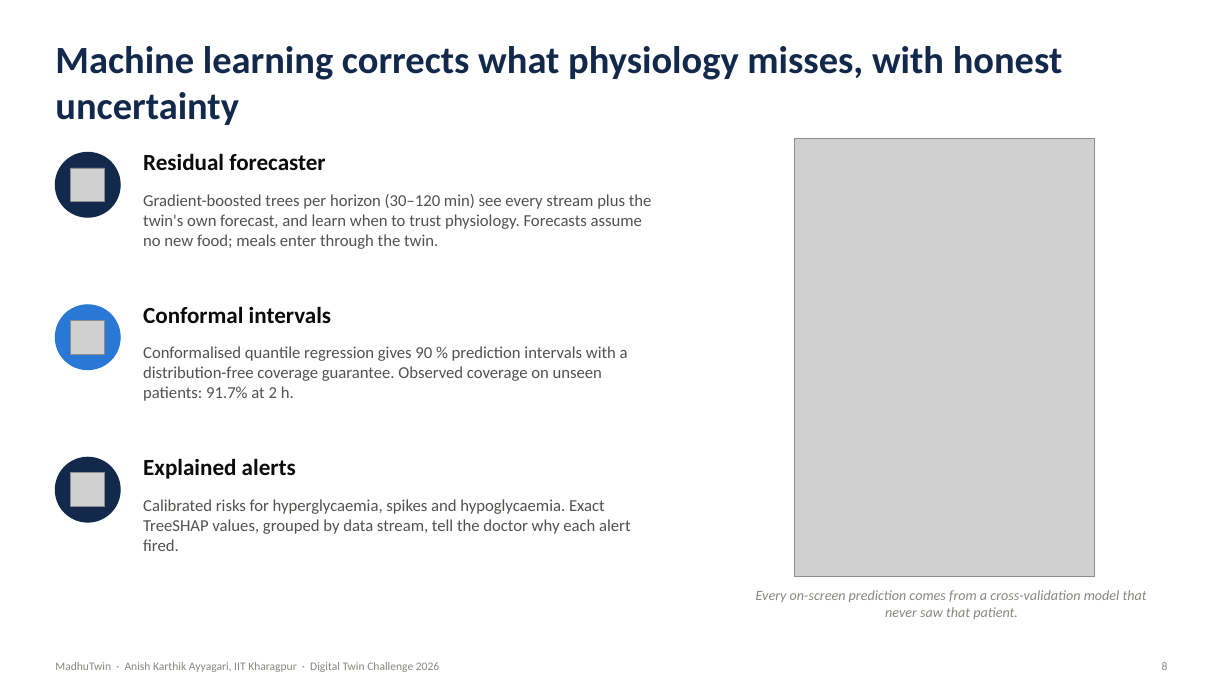
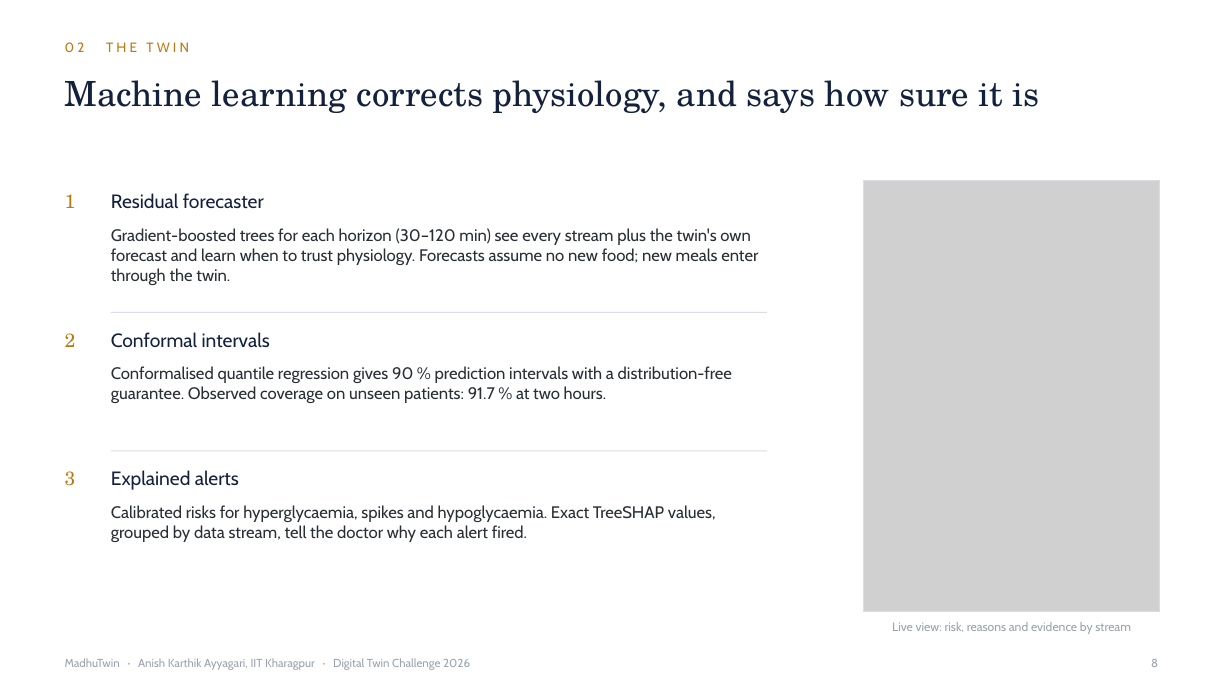
Before and after one commit to Realmer01/BioT_IIT_Kharagpur, a slide deck: slide 8 of docs/Presentation.pptx. Drawn at 1232x693 pixels with LibreOffice and Linux fonts; fonts in the diff are those of the drawing; grey boxes stand for pictures. Boxes give left, top, right and bottom in pixels: in the first picture for what was removed or moved away, otherwise in the second. Text is boxed around its words. In the diff, an @@ line names an element or a change of style, - is before the commit and + after.

Commit message:
Redesign presentation and architecture diagram
Editorial typography (Georgia headlines, Segoe UI text), a single honey
accent, hairline structure instead of cards and icons, visuals drawn from
real cohort traces, cropped dashboard views at true aspect, and text
sized to fit every box.

```diff
--- a/docs/Presentation.pptx
+++ b/docs/Presentation.pptx
@@ text added at (x1=65, y1=42, x2=189, y2=52), 10.5 pt, text #B97A12 @@
+02 THE TWIN
@@ title at (x1=65, y1=80, x2=1040, y2=113): text changed; size 30 to 27 pt; font Calibri to TeX Gyre Schola; text colour #13294B to #14213D; bold off @@
-Machine learning corrects what physiology misses, with honest uncertainty
+Machine learning corrects physiology, and says how sure it is
@@ ellipse removed at (x1=55, y1=152, x2=120, y2=217) @@
@@ picture removed at (x1=71, y1=168, x2=104, y2=201) @@
@@ text added at (x1=65, y1=194, x2=76, y2=208), 15 pt, text #B97A12 @@
+1
@@ size 18 to 15 pt, font Calibri to Cabin, text colour #0B0B0B to #14213D, bold off in 3 elements at (x1=111, y1=470, x2=239, y2=490), (x1=111, y1=332, x2=270, y2=348), (x1=111, y1=193, x2=264, y2=209) @@
@@ text "Residual forecaster" moved from (x1=143, y1=153, x2=325, y2=170) to (x1=111, y1=193, x2=264, y2=209) @@
@@ picture resized from (x1=795, y1=139, x2=1095, y2=577) to (x1=864, y1=180, x2=1160, y2=612) @@
@@ rectangle added at (x1=864, y1=180, x2=1160, y2=612), outline #D9DEE5 0.75 pt @@
@@ text at (x1=111, y1=228, x2=758, y2=285): text changed; font Calibri to Cabin; text colour #52514E to #2A2F36 @@
-Gradient-boosted trees per horizon (30–120 min) see every stream plus the twin's own forecast, and learn when to trust physiology. Forecasts assume no new food; meals enter through the twin.
+Gradient-boosted trees for each horizon (30–120 min) see every stream plus the twin's own forecast and learn when to trust physiology. Forecasts assume no new food; new meals enter through the twin.
@@ ellipse removed at (x1=55, y1=305, x2=120, y2=370) @@
@@ picture removed at (x1=71, y1=321, x2=104, y2=354) @@
@@ text "Conformal intervals" moved from (x1=143, y1=306, x2=331, y2=323) to (x1=111, y1=332, x2=270, y2=348) @@
@@ line added from (111, 312) to (767, 312), #D9DEE5 0.75 pt @@
@@ text added at (x1=65, y1=333, x2=76, y2=347), 15 pt, text #B97A12 @@
+2
@@ text at (x1=111, y1=366, x2=732, y2=403): text changed; font Calibri to Cabin; text colour #52514E to #2A2F36 @@
-Conformalised quantile regression gives 90 % prediction intervals with a distribution-free coverage guarantee. Observed coverage on unseen patients: 91.7% at 2 h.
+Conformalised quantile regression gives 90 % prediction intervals with a distribution-free guarantee. Observed coverage on unseen patients: 91.7 % at two hours.
@@ ellipse removed at (x1=55, y1=457, x2=120, y2=522) @@
@@ text added at (x1=65, y1=471, x2=76, y2=486), 15 pt, text #B97A12 @@
+3
@@ picture removed at (x1=71, y1=473, x2=104, y2=506) @@
@@ text "Explained alerts" moved from (x1=143, y1=458, x2=296, y2=479) to (x1=111, y1=470, x2=239, y2=490) @@
@@ line added from (111, 451) to (767, 451), #D9DEE5 0.75 pt @@
@@ text "Calibrated risks for hyperglycaemia, spikes ..." moved from (x1=143, y1=499, x2=630, y2=551) to (x1=111, y1=505, x2=716, y2=542) @@
@@ text "Calibrated risks for hyperglycaemia, spikes ..." at (x1=111, y1=505, x2=716, y2=542): font Calibri to Cabin, text colour #52514E to #2A2F36 @@
@@ text removed at (x1=756, y1=590, x2=1147, y2=619) @@
-Every on-screen prediction comes from a cross-validation model that never saw that patient.
@@ text added at (x1=892, y1=622, x2=1131, y2=634), 9.5 pt, text #9AA3AF @@
+Live view: risk, reasons and evidence by stream
@@ text "MadhuTwin · Anish Karthik Ayyagari, ..." at (x1=65, y1=658, x2=470, y2=670): font Calibri to Cabin, text colour #898781 to #9AA3AF @@
@@ text "MadhuTwin · Anish Karthik Ayyagari, ..." moved from (x1=55, y1=662, x2=439, y2=672) to (x1=65, y1=658, x2=470, y2=670) @@
@@ page number moved from (x1=1162, y1=662, x2=1168, y2=670) to (x1=1151, y1=659, x2=1158, y2=667) @@
@@ page number at (x1=1151, y1=659, x2=1158, y2=667): font Calibri to Cabin, text colour #898781 to #9AA3AF @@
```
Also in this commit, not shown: 14 other slides changed, 2 slides added, 2 slides removed, 4 other files.
